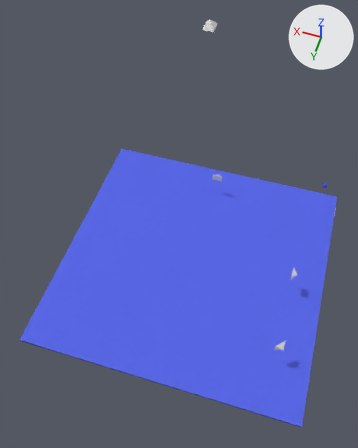
The Blender file blender/main.blend: old version first, new version second.
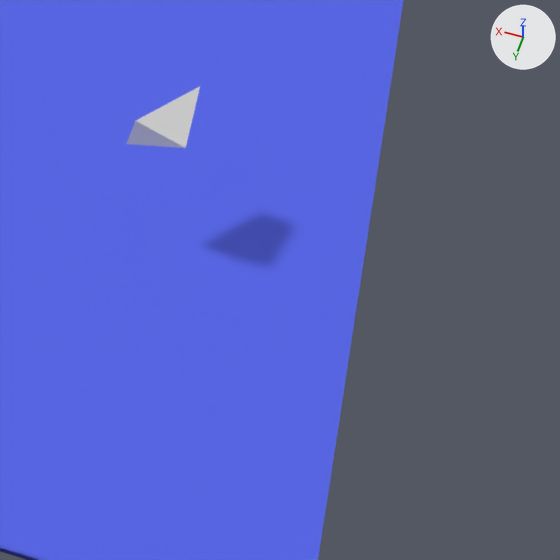
The first picture shows the older version from a 50 mm lens placed at (23.5, 152.3, 165.2), pointed at (52.3, 59.1, 35.8). The close-ups show both versions on the part from 71% to 95% of the width and 73% to 93% of the height of that picture; other places that the commit changed are outside them. Arrows for +X, +Y and +Z are at upper right; the lights stay in place.

The first close-up shows 'Plane', 'rcam.004~gray'.
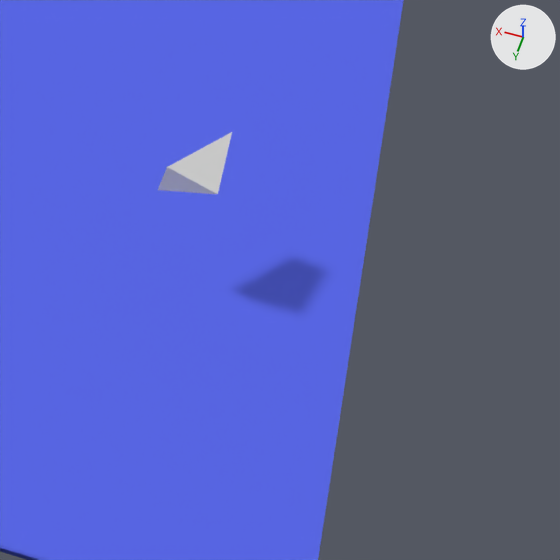
What the commit changed:
Object 'rcam.004~gray' (ob_rcam_004_gray) moves from (10.0, 80.0, 9.9) to (8.03, 81.97, 9.9).

What differs and where, as boxes (x1, y1, x2, y2) in the close-ups (560 x 560 px):
'rcam.004~gray', moved: before (127, 87, 200, 148); after (158, 132, 232, 194)
